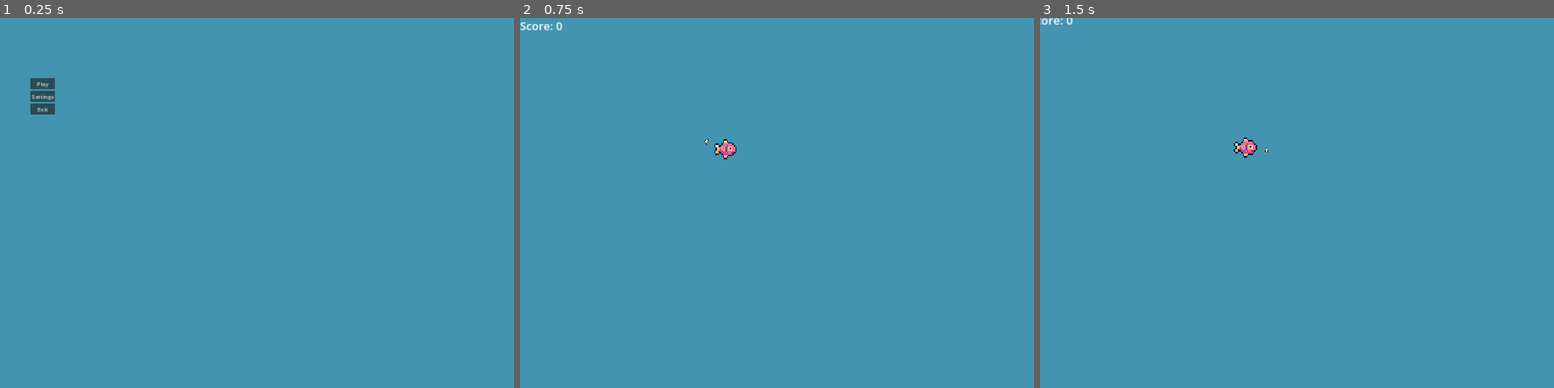
Above: before the commit, frames 1-3 (left to right).
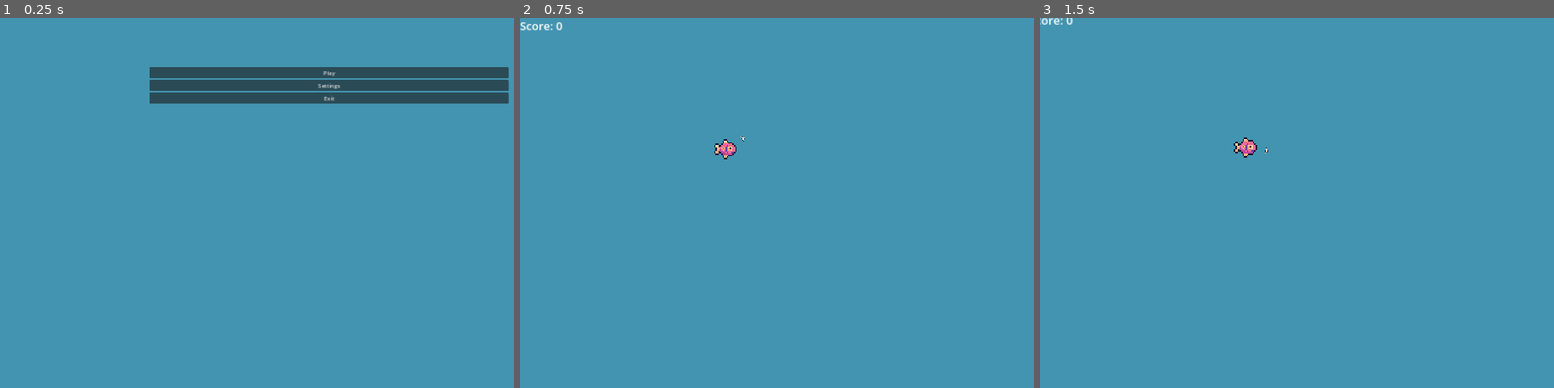
Above: after the commit, the same moments.

Repository: TheCursedMerchant/qdm_gameJam2024
Game: Godot game, scene res://menu.tscn
Two runs of this game, one before a commit and one after it. Both use one fixed random seed, a clock stepped at 60 frames per second and the inputs below.
Inputs (mouse positions are in pixels of both pictures, inside the frame that each line leads up to):
- Up to frame 1 (0.25 s): no input
- Up to frame 2 (0.75 s): click "Play" at 0.5 s
- Up to frame 3 (1.5 s): tap Enter at 1.25 s; move the mouse to (1528, 188) at 1.27 s; press the mouse at (1528, 188) at 1.28 s; hold Right (ui_right) from 1.28 s (still down)

The runs differ from the first frame. In frame 1, 6.7% of the frame differs, in the area x 5-100%, y 13-27%; in frame 2, less than 0.1%; in frame 3, nothing differs.

Commit message:
sound added
background and (temporary) eating noise

Diff:
--- /dev/null
+++ b/gamejam2024/default_bus_layout.tres
@@ -0,0 +1,4 @@
+[gd_resource type="AudioBusLayout" format=3 uid="uid://c6qulabuvrk3x"]
+
+[resource]
+bus/0/volume_db = 4.82901
--- a/gamejam2024/menu.tscn
+++ b/gamejam2024/menu.tscn
@@ -7,18 +7,20 @@
 anchors_preset = 15
 anchor_right = 1.0
 anchor_bottom = 1.0
-offset_left = 86.0
-offset_top = 170.0
-offset_right = 86.0
-offset_bottom = 170.0
+offset_left = 123.0
+offset_top = 2.0
+offset_right = 123.0
+offset_bottom = 5.0
 grow_horizontal = 2
 grow_vertical = 2
 script = ExtResource("1_1dlhl")
 
 [node name="MarginContainer" type="MarginContainer" parent="."]
 layout_mode = 0
-offset_right = 40.0
-offset_bottom = 40.0
+offset_left = 302.305
+offset_top = 136.847
+offset_right = 1321.31
+offset_bottom = 862.847
 
 [node name="VBoxContainer" type="VBoxContainer" parent="MarginContainer"]
 layout_mode = 2
--- a/gamejam2024/scenes/player.tscn
+++ b/gamejam2024/scenes/player.tscn
@@ -1,8 +1,9 @@
-[gd_scene load_steps=5 format=3 uid="uid://bjo41ejls2sqx"]
+[gd_scene load_steps=6 format=3 uid="uid://bjo41ejls2sqx"]
 
 [ext_resource type="Script" path="res://scripts/player/player.gd" id="1_a5vru"]
 [ext_resource type="Texture2D" uid="uid://brcrfk5hmp4vd" path="res://assets/art/player_fish.png" id="2_273r6"]
 [ext_resource type="Texture2D" uid="uid://bdwpxw7hns7p6" path="res://assets/art/spr_direction_arrow.png" id="3_ovqs6"]
+[ext_resource type="AudioStream" uid="uid://c00tktt3y0e2d" path="res://assets/audio/nomshort.wav" id="4_kbpit"]
 
 [sub_resource type="CircleShape2D" id="CircleShape2D_8d8ug"]
 radius = 32.0
@@ -20,3 +21,7 @@
 [node name="ArrowSprite" type="Sprite2D" parent="."]
 texture_filter = 1
 texture = ExtResource("3_ovqs6")
+
+[node name="Eating" type="AudioStreamPlayer2D" parent="."]
+stream = ExtResource("4_kbpit")
+volume_db = 17.829
--- a/gamejam2024/scripts/player/player.gd
+++ b/gamejam2024/scripts/player/player.gd
@@ -13,6 +13,7 @@
 @onready var sprite : Sprite2D = $Sprite2D
 @onready var collisionShape : CollisionShape2D = $CollisionShape2D
 @onready var arrow_sprite : Sprite2D = $ArrowSprite
+@onready var Eating = $Eating
 
 var fleshChunkScene := preload("res://scenes/flesh_chunk.tscn")
 var dashCharge := 0.0
@@ -97,7 +98,7 @@
 	scale_size = newScale
 	collisionShape.scale = scale_size
 	arrow_sprite.scale = scale_size
-
+	Eating.play()
 	sprite.scale =  clamp(sprite.scale + Vector2(-0.6 , 0.75), minScale, maxScale)
 
 	if(rate > 0) :
@@ -132,6 +133,7 @@
 	evolveExp -= evolveExp * 0.3
 	scale_size *= 0.5
 
+
 	if(evolveLevel < 3) :
 		sprite.texture = GameRes.playerTextures[0]
 	elif(evolveLevel < 7) :
--- a/gamejam2024/test.tscn
+++ b/gamejam2024/test.tscn
@@ -6,6 +6,7 @@
 [ext_resource type="PackedScene" uid="uid://rfli5fbso7gy" path="res://scenes/spawner.tscn" id="5_87bdc"]
 [ext_resource type="PackedScene" uid="uid://br0cvu74yhcoh" path="res://scenes/scoreboard.tscn" id="5_qsoqg"]
 [ext_resource type="Script" path="res://scripts/main_camera.gd" id="6_lk2y2"]
+[ext_resource type="AudioStream" uid="uid://djvogs81a54v0" path="res://assets/audio/background.wav" id="7_dmmww"]
 
 [node name="Game" type="Node2D"]
 script = ExtResource("1_3yksk")
@@ -49,3 +50,7 @@
 
 [node name="MainCamera" type="Camera2D" parent="."]
 script = ExtResource("6_lk2y2")
+
+[node name="AudioStreamPlayer2D" type="AudioStreamPlayer2D" parent="."]
+stream = ExtResource("7_dmmww")
+autoplay = true
Not shown, added: gamejam2024/POC/octopus.png.import
Not shown, added: gamejam2024/assets/audio/background.wav.import
Not shown, added: gamejam2024/assets/audio/nomshort.wav.import
Not shown: 1 places in gamejam2024/test.tscn that only renumber resources
Not shown, added: gamejam2024/assets/audio/background.wav
Not shown, added: gamejam2024/assets/audio/nomshort.wav
